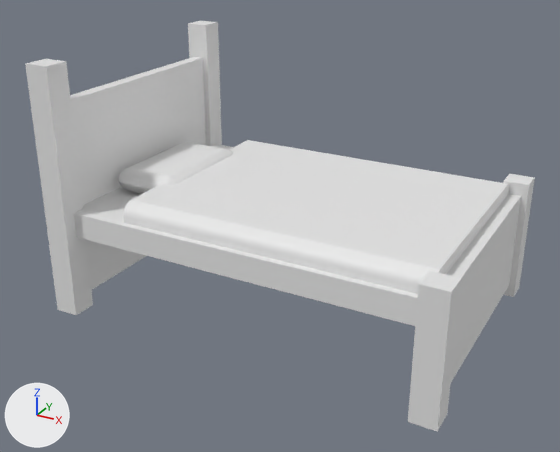
What one commit did to the Blender file DeeperAndDeeper/Assets/AssetsDeeperAndDeeper/Art/Models/Blend/bed.blend.
Before and after are seen from a camera (50 mm lens) standing at (2.65, -5.07, 3.16) and looking at (-0.05, -0.17, 0.71). Every picture has the same lights, and +X, +Y and +Z are marked at lower left.

The older version as bpy lines, for what is in view:
```python
me_cube_004 = bpy.data.meshes.new('Cube.004')
me_cube_004.from_pydata(...)  # 80 vertices, 70 faces; spans x -1.0..1.0, y -1.0..1.0, z -1.0..3.0
me_cube_004.polygons.foreach_set('use_smooth', [True] * 70)
me_cube_005 = bpy.data.meshes.new('Cube.005')
me_cube_005.from_pydata(...)  # a box spanning x -1.0..1.0, y -1.0..1.0, z -1.0..1.0; a box spanning x -2.0..2.0, y 0.9..1.1, z -1.25..1.25; a box spanning x -2.0..2.0, y -1.1..-0.9, z -1.25..1.25
me_cube_005.materials.append(mat_material)  # white #e7e7e7
me_cube_006 = bpy.data.meshes.new('Cube.006')
me_cube_006.from_pydata(...)  # a box spanning x -1.0..1.0, y -1.0..1.0, z -1.0..1.0; a box spanning x -2.0..2.0, y 0.9..1.1, z -1.12..1.37; a box spanning x -2.0..2.0, y -1.1..-0.9, z -1.12..1.37
me_cube_006.materials.append(mat_material)  # white #e7e7e7
ob_barrier = bpy.data.objects.new('Barrier', me_cube_005)
ob_barrier.location = (1.5, 0.0, 0.5)
ob_barrier.scale = (0.05, 1.0, 0.4)
ob_barrier_001 = bpy.data.objects.new('Barrier.001', me_cube_006)
ob_barrier_001.location = (-1.5, 0.0, 0.9)
ob_barrier_001.scale = (0.05, 1.0, 0.8)
ob_matress = bpy.data.objects.new('Matress', me_cube_004)
ob_matress.location = (0.0, 0.0, 0.75)
ob_matress.scale = (1.5, 1.0, 0.1)
```
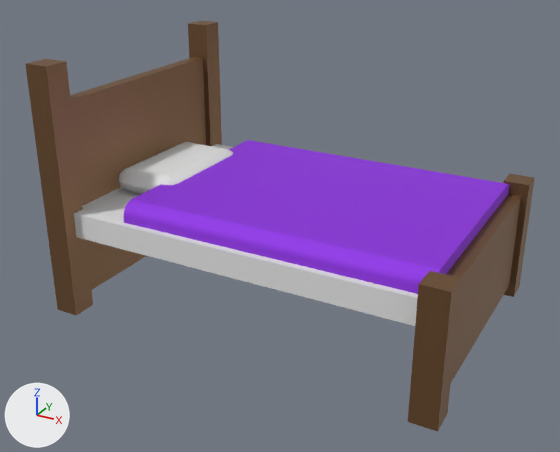
The change, as a list of edits to the scene's bpy script:
```text
Add mat_couverture:
    mat_couverture = principled_material('Couverture')
    mat_couverture.base_color = (0.32, 0.0455, 0.801)  # purple #993ce7
    mat_couverture.metallic = 0.465
    mat_couverture.roughness = 0.756
Add mat_base:
    mat_base = principled_material('Base')
    mat_base.base_color = (0.8, 0.8, 0.8)  # white #e7e7e7
Add mat_wood:
    mat_wood = principled_material('Wood')
    mat_wood.base_color = (0.199, 0.102, 0.0441)  # brown #7b5a3b
    mat_wood.metallic = 0.55
Change me_cube_005:
    where me_cube_005.from_pydata(...)  # 24 vertices, 18 faces; spans x -2.0..2.0, y -1.1..1.1, z -1.25..1.25
    remove me_cube_005.materials.append(mat_material)  # white #e7e7e7
    add me_cube_005.materials.append(mat_wood)  # brown #7b5a3b
Change me_cube_006:
    where me_cube_006.from_pydata(...)  # 24 vertices, 18 faces; spans x -2.0..2.0, y -1.1..1.1, z -1.12..1.37
    remove me_cube_006.materials.append(mat_material)  # white #e7e7e7
    add me_cube_006.materials.append(mat_wood)  # brown #7b5a3b
Change me_cube_004:
    where me_cube_004.from_pydata(...)  # 80 vertices, 70 faces; spans x -1.0..1.0, y -1.0..1.0, z -1.0..3.0
    used by ob_matress; location = (0.0, 0.0, 0.75); scale = (1.5, 1.0, 0.1)
    me_cube_004 part 1: all 5 faces centred in x 0.17, y 0.0..0.95, z 0.5..2.5 switch from no material to mat_couverture (purple #993ce7)
    me_cube_004 part 2: all 3 faces centred in x 0.17, y -0.95..-0.89, z 1.0..2.35 switch from no material to mat_couverture (purple #993ce7)
    me_cube_004 part 3: the 1 face centred in x 0.97, y 0.0, z 1.68 switches from no material to mat_couverture (purple #993ce7)
    add me_cube_004.materials.append(mat_base)  # white #e7e7e7
```

Pixel boxes (x1, y1, x2, y2) of what changed, in the pictures (560 x 452 px):
'Barrier.001', recoloured (white to brown): (25, 20, 222, 315) in both
'Barrier', recoloured (white to brown): (408, 174, 535, 432) in both
part 1 of me_cube_004, recoloured (white to purple): (131, 140, 508, 269) in both
part 2 of me_cube_004, recoloured (white to purple): (123, 200, 440, 294) in both
part 3 of me_cube_004, recoloured (white to purple): (439, 184, 510, 274) in both
